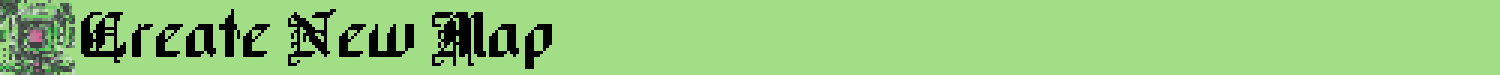
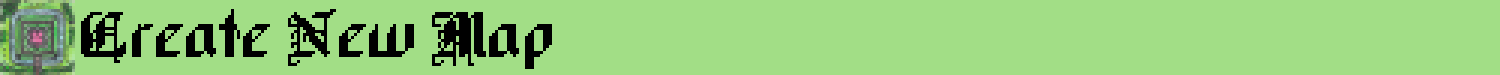
The second w=1500, h=75 image is a revision of the first. Changes to its layers:
renamed "Pasted Layer" to "Pasted Layer#1", moved it above "Text Layer", painted on it over [0,0,75,75]
